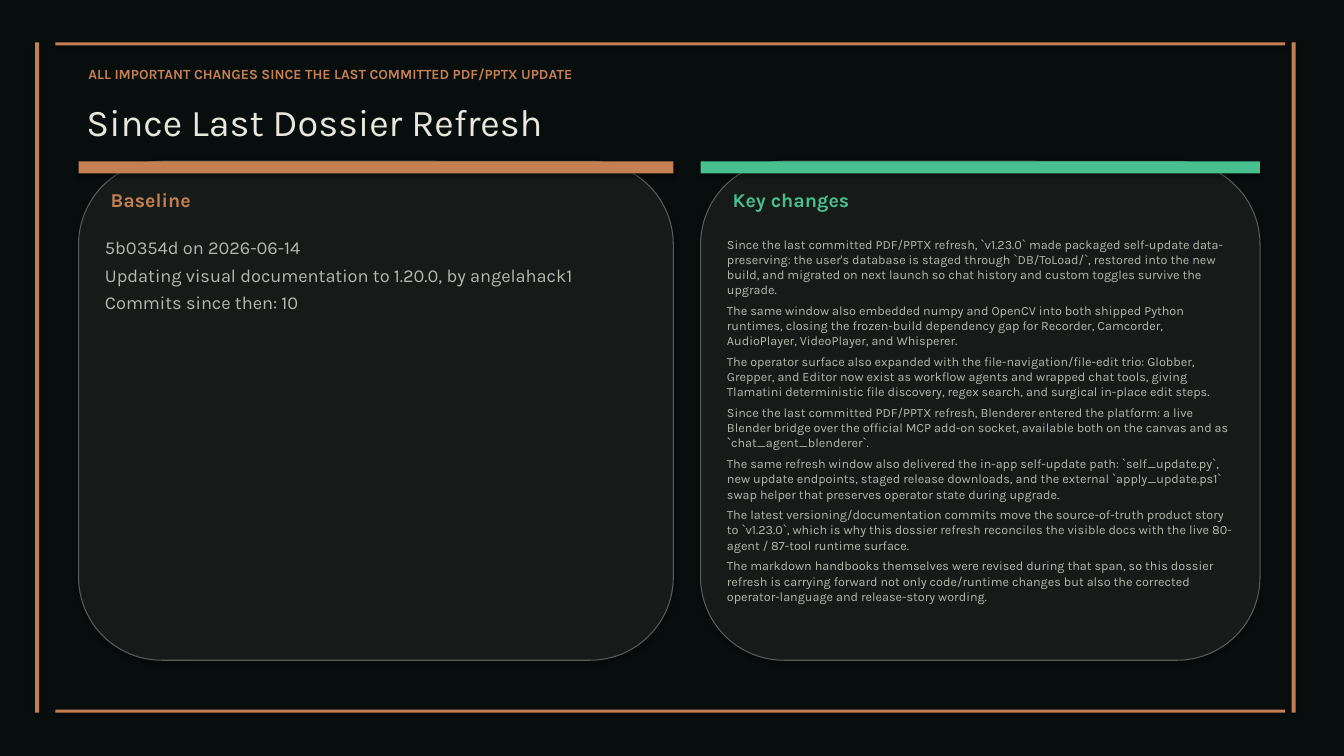
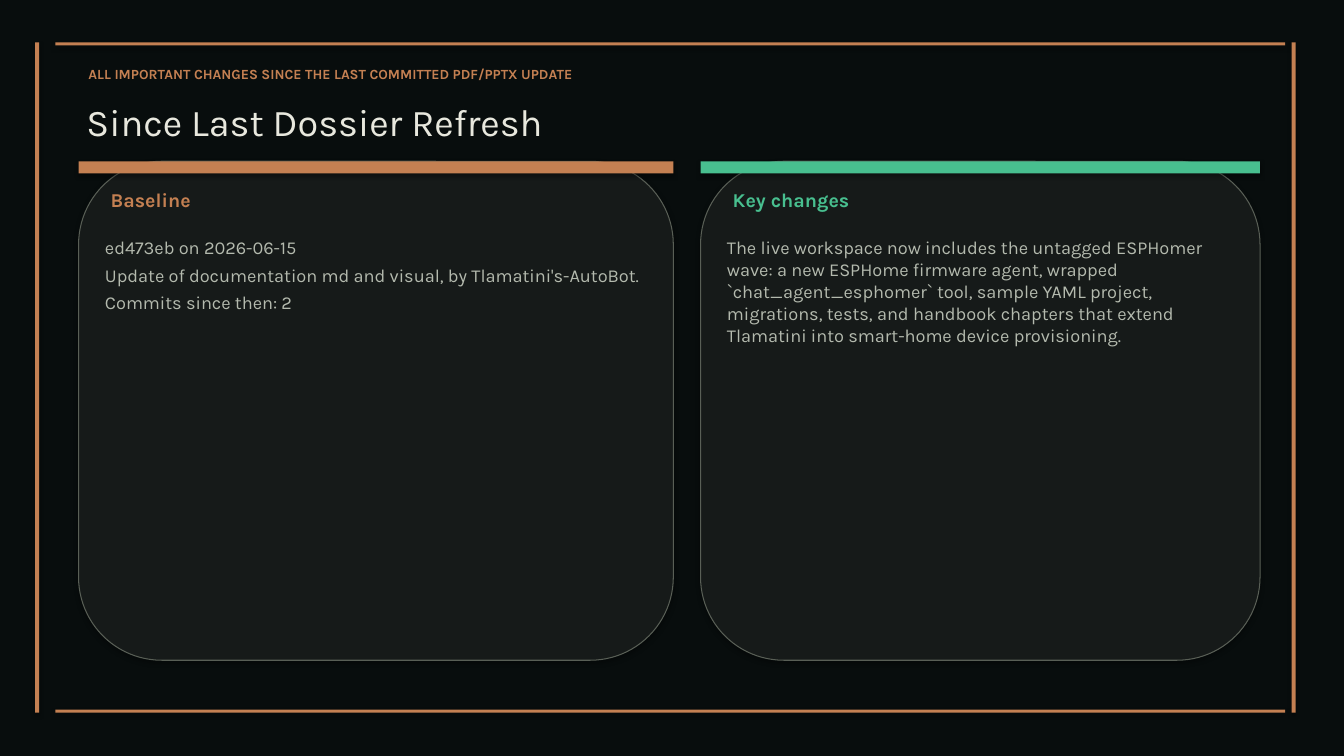
Before and after one commit to XAIHT/Tlamatini, a slide deck: slide 62 of Tlamatini_eXtended_Artificial_Intelligence_Humanly_Tempered.pptx (slide 59 before the commit). Drawn at 1344x756 pixels with LibreOffice and Linux fonts; fonts in the diff are those of the drawing. Boxes give left, top, right and bottom in pixels: in the first picture for what was removed or moved away, otherwise in the second. Text is boxed around its words. In the diff, an @@ line names an element or a change of style, - is before the commit and + after.

Commit message:
Implementing the new ESPHomer agent, and setting the latest version as 1.24.0, by Tlamatini's-AutoBot.

```diff
--- a/Tlamatini_eXtended_Artificial_Intelligence_Humanly_Tempered.pptx
+++ b/Tlamatini_eXtended_Artificial_Intelligence_Humanly_Tempered.pptx
@@ text at (105, 241, 638, 309): text changed @@
-5b0354d on 2026-06-14
-Updating visual documentation to 1.20.0, by angelahack1
-Commits since then: 10
+ed473eb on 2026-06-15
+Update of documentation md and visual, by Tlamatini's-AutoBot.
+Commits since then: 2
@@ text at (727, 241, 1202, 347): text changed; size 9 to 13 pt @@
-Since the last committed PDF/PPTX refresh, `v1.23.0` made packaged self-update data-preserving: the user's database is staged through `DB/ToLoad/`, restored into the new build, and migrated on next launch so chat history and custom toggles survive the upgrade.
-The same window also embedded numpy and OpenCV into both shipped Python runtimes, closing the frozen-build dependency gap for Recorder, Camcorder, AudioPlayer, VideoPlayer, and Whisperer.
-The operator surface also expanded with the file-navigation/file-edit trio: Globber, Grepper, and Editor now exist as workflow agents and wrapped chat tools, giving Tlamatini deterministic file discovery, regex search, and surgical in-place edit steps.
-Since the last committed PDF/PPTX refresh, Blenderer entered the platform: a live Blender bridge over the official MCP add-on socket, available both on the canvas and as `chat_agent_blenderer`.
-The same refresh window also delivered the in-app self-update path: `self_update.py`, new update endpoints, staged release downloads, and the external `apply_update.ps1` swap helper that preserves operator state during upgrade.
-The latest versioning/documentation commits move the source-of-truth product story to `v1.23.0`, which is why this dossier refresh reconciles the visible docs with the live 80-agent / 87-tool runtime surface.
-The markdown handbooks themselves were revised during that span, so this dossier refresh is carrying forward not only code/runtime changes but also the corrected operator-language and release-story wording.
+The live workspace now includes the untagged ESPHomer wave: a new ESPHome firmware agent, wrapped `chat_agent_esphomer` tool, sample YAML project, migrations, tests, and handbook chapters that extend Tlamatini into smart-home device provisioning.
```
Also in this commit, not shown: 56 other slides changed, 3 slides added, 1 slide removed, 40 other files.
